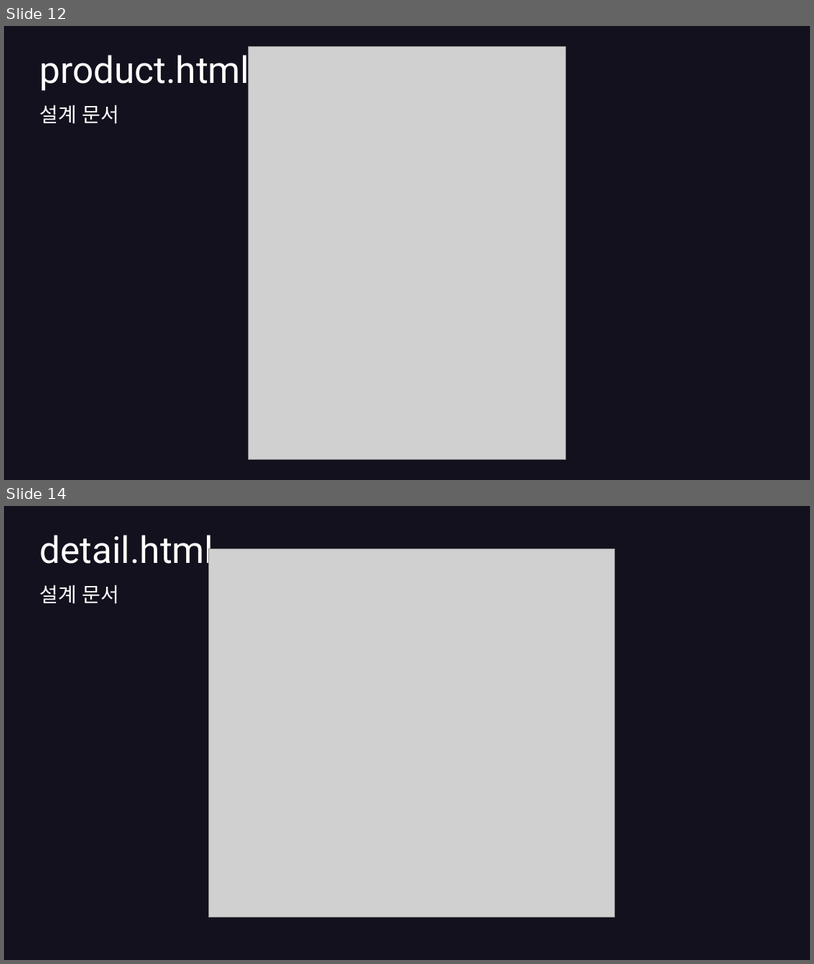
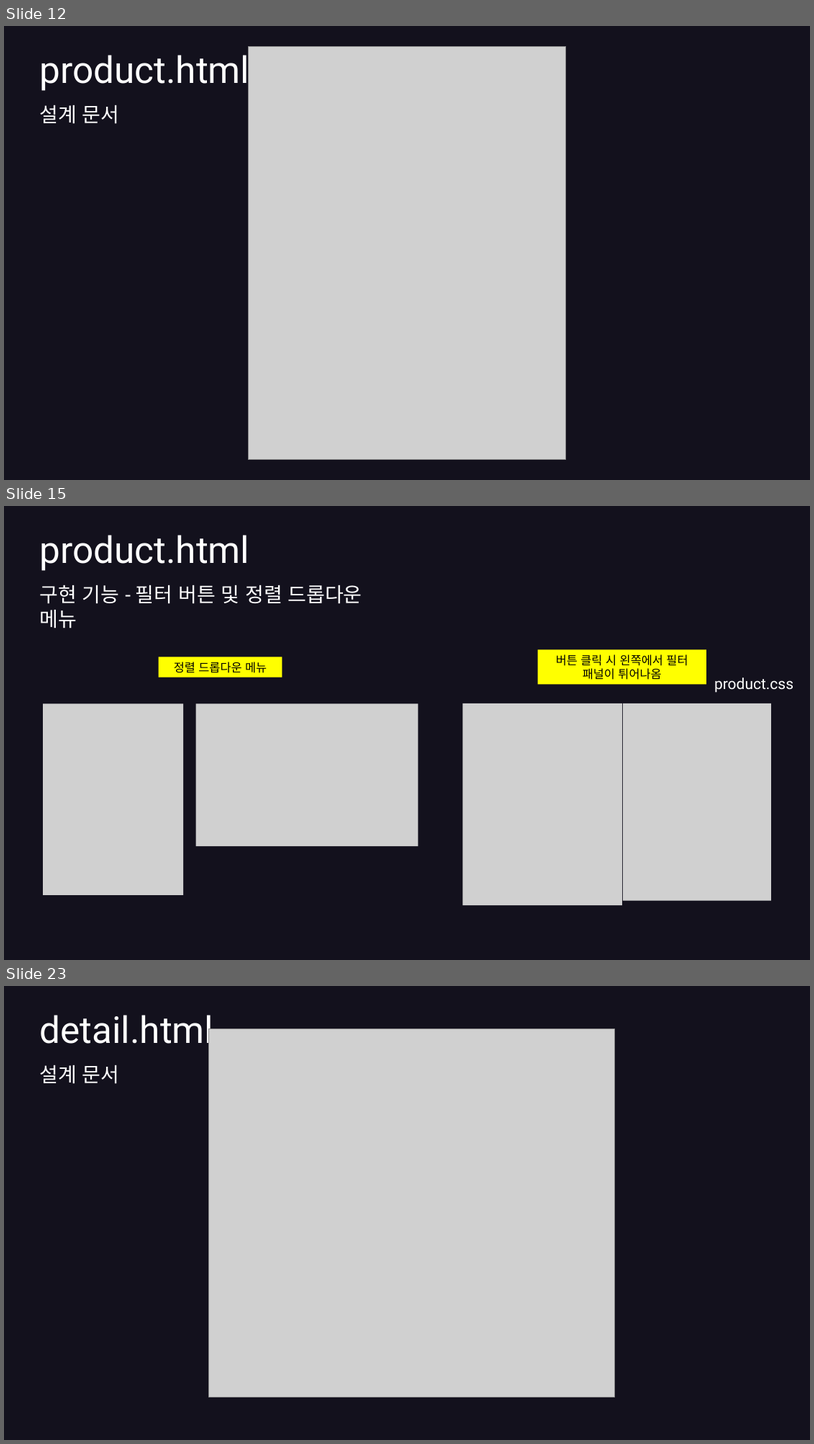
Before and after one commit to hyunkyumlee/FrontProject, a slide deck: 발표 자료/푸마_발표ppt.pptx. Shown one above the other, each under a label of ours: slides 12 and 14 before the commit, slides 12, 15 and 23 after it; the slides between them are not shown. The pictures are 814x964 and 814x1444 pixels, drawn with LibreOffice and Linux fonts; fonts in the diff are those of the drawing; grey boxes stand for pictures. Boxes give left, top, right and bottom in pixels: in the first picture for what was removed or moved away, otherwise in the second. Text is boxed around its words. In the diff, an @@ line names an element or a change of style, - is before the commit and + after.

```diff
--- a/발표 자료/푸마_발표ppt.pptx
+++ b/발표 자료/푸마_발표ppt.pptx
@@ slide 15 added at (x1=4, y1=506, x2=810, y2=960), background #13111D @@
@@ title added at (x1=40, y1=535, x2=250, y2=571), 44 pt, text #FFFFFF @@
+product.html
@@ text added at (x1=40, y1=585, x2=363, y2=628), 24 pt, text #FFFFFF @@
+구현 기능 - 필터 버튼 및 정렬 드롭다운 메뉴
@@ rectangle added at (x1=159, y1=656, x2=283, y2=677), fill #FFFF00, 14 pt, text #000000 @@
+정렬 드롭다운 메뉴
@@ rectangle added at (x1=538, y1=649, x2=707, y2=684), fill #FFFF00, 14 pt, text #000000 @@
+버튼 클릭 시 왼쪽에서 필터 패널이 튀어나옴
@@ text added at (x1=715, y1=677, x2=794, y2=692), 18 pt, text #FFFFFF @@
+product.css
@@ picture added at (x1=43, y1=704, x2=183, y2=895) @@
@@ picture added at (x1=196, y1=704, x2=419, y2=846) @@
@@ picture added at (x1=463, y1=703, x2=623, y2=906) @@
@@ picture added at (x1=623, y1=703, x2=772, y2=901) @@
@@ what was slide 14 is now slide 23 @@
```
Also in this commit, not shown: 2 slides changed, 8 other slides added, 1 other file.
